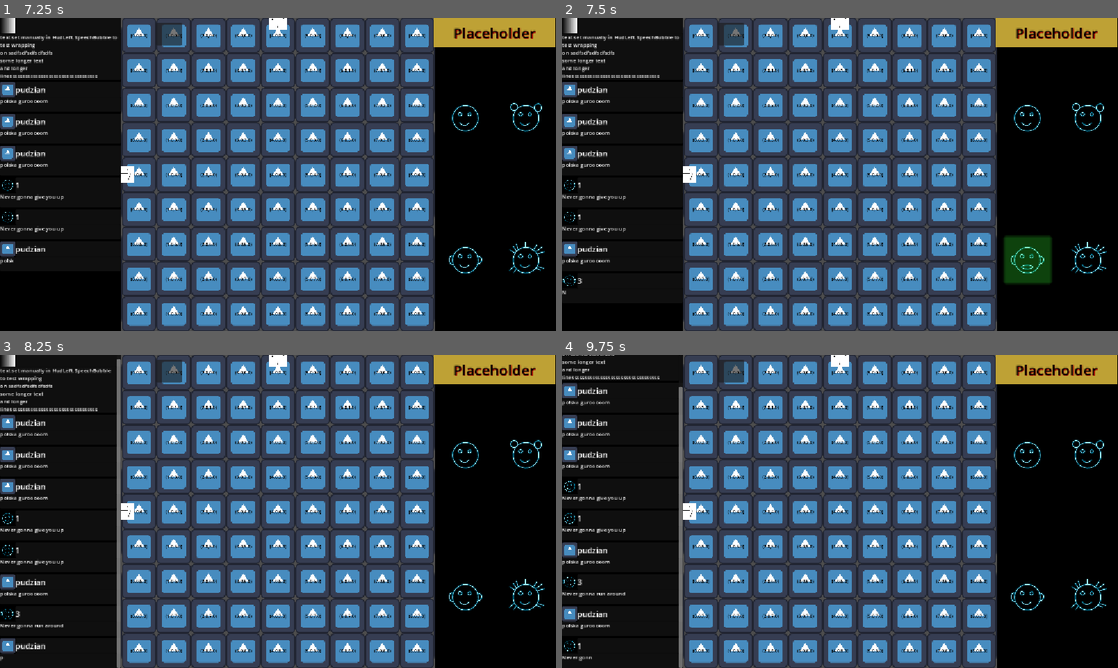
Above: before the commit, frames 1-4 (two rows, left to right).
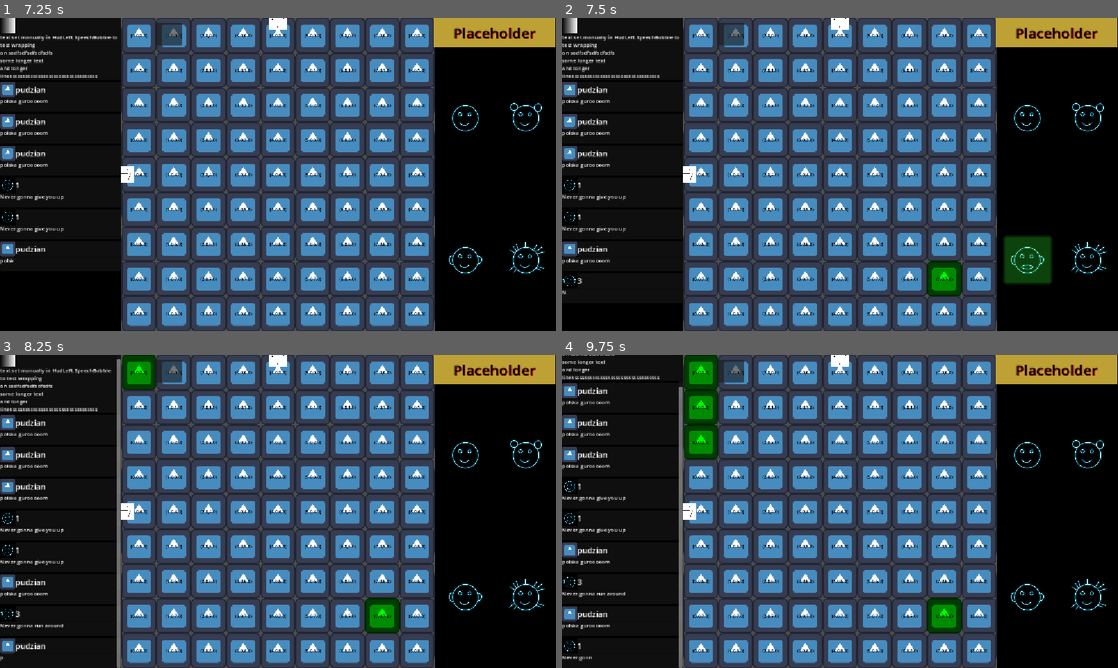
Above: after the commit, the same moments.

Repository: Wallted/ldjam-60
Game: Godot game, scene res://main.tscn
Same seed, same stepped clock (60 frames per second), same inputs: the game is played once before the commit and once after it. The engine's default icon, where the game draws it, is replaced by a stand-in: a white triangle on a blue panel in a dark square.
Inputs (mouse positions are in pixels of both pictures, inside the frame that each line leads up to):
- Up to frame 1 (7.25 s): click (166, 33) at 0.5 s; click (166, 33) at 1.25 s; click (166, 33) at 2 s; tap Enter at 2.75, 6.5 s; move the mouse to (72, 71) at 2.77 s; hold 1 (speak_1) 2.78-3.53 s; click (72, 71) at 2.92 s; move the mouse to (72, 174) at 3.52 s; tap 2 (speak_2) at 3.6, 6.6 s; click (72, 174) at 3.67 s; move the mouse to (72, 277) at 4.27 s; hold 3 (speak_3) 4.28-5.03 s; click (72, 277) at 4.42 s; move the mouse to (489, 71) at 5.02 s; tap 4 (speak_4) at 5.1 s; click (489, 71) at 5.17 s; tap Space at 5.75 s; move the mouse to (489, 174) at 5.77 s; hold 1 (speak_1) 5.78-6.53 s; click (489, 174) at 5.92 s; move the mouse to (489, 277) at 6.52 s; click (489, 277) at 6.67 s
- Up to frame 2 (7.5 s): tap Space at 7.25 s; move the mouse to (945, 277) at 7.27 s; hold 3 (speak_3) from 7.28 s (still down); click (945, 277) at 7.42 s
- Up to frame 3 (8.25 s): tap Enter at 8 s; move the mouse to (139, 373) at 8.02 s; release 3 (speak_3) at 8.03 s; tap 4 (speak_4) at 8.1 s; click (139, 373) at 8.17 s
- Up to frame 4 (9.75 s): tap Space at 8.75 s; move the mouse to (701, 408) at 8.77 s; hold 1 (speak_1) 8.78-9.53 s; click (701, 408) at 8.92 s; move the mouse to (701, 442) at 9.52 s; tap 2 (speak_2) at 9.6 s; click (701, 442) at 9.67 s

Frame 1 is identical in both runs. In frame 2, 0.7% of the frame differs, in the area x 65-72%, y 77-89%; in frame 3, 1.4%; in frame 4, 2.7%, in the area x 22-72%, y 0-89%.

Commit message:
feature: store energy in door related cells
Signed-off-by: Grzegorz Choinski <grzegorzchoinski97@gmail.com>

Diff:
--- a/game/game_room.gd
+++ b/game/game_room.gd
@@ -53,6 +53,7 @@
 
 			_tile.mouse_entered.connect(_on_tile_mouse_entered.bind(_tile))
 			_tile.mouse_exited.connect(_on_tile_mouse_exited.bind(_tile))
+			_tile.input_event.connect(_on_tile_input_event.bind(_tile))
 			_tile.input_pickable = false
 
 			tile_list.append(_tile)
@@ -128,6 +129,11 @@
 			if follow_tile:
 				door_tile.has_energy = follow_tile.has_energy
 
+func _on_tile_input_event(_viewport: Node, event: InputEvent, _shape_idx: int, tile: Tile) -> void:
+	if event is InputEventMouseButton:
+		if event.button_index == MOUSE_BUTTON_LEFT and event.pressed:
+			tile.has_energy = !tile.has_energy
+
 func _on_tile_mouse_entered(_tile: Tile) -> void:
 	for _t in tile_list:
 		_t.modulate = Color.WHITE
--- a/game/tile.gd
+++ b/game/tile.gd
@@ -7,18 +7,15 @@
 @export
 var has_energy: bool
 
+var is_source_exit: bool
+var is_source_entry: bool
+
 @onready
 var door: Sprite2D = $Door
 @onready
 var tile_sprite: Sprite2D = $TileSprite
 @onready
 var label: Label = $Label
-
-var is_source_exit: bool
-var is_source_entry: bool
-
-var is_s_entry: Vector2
-var is_s_exit: Vector2
 
 func _process(_delta: float) -> void:
 	if has_energy:
@@ -41,9 +38,7 @@
 	door.position = _side * tile_sprite.texture.get_size() / 2.5
 
 	var _follow_tile = coords + door_orientation
-	is_s_entry = _follow_tile
-	is_source_exit = _follow_tile.x < 0 or _follow_tile.y < 0
+	is_source_exit = _follow_tile != _follow_tile.clamp(Vector2.ZERO, Vector2(8.0, 8.0))
 
 	_follow_tile = coords - door_orientation
-	is_s_exit = _follow_tile
-	is_source_entry = _follow_tile.x < 0 or _follow_tile.y < 0
+	is_source_entry = _follow_tile != clamp(_follow_tile, Vector2.ZERO, Vector2(8.0, 8.0))
